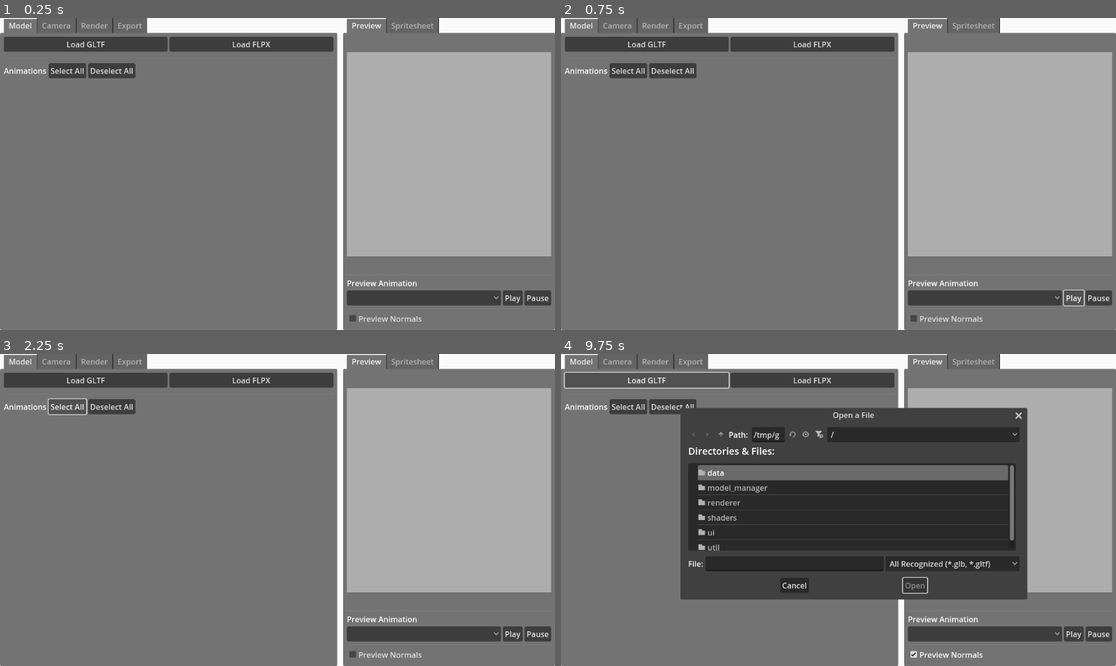
Above: before the commit, frames 1-4 (two rows, left to right).
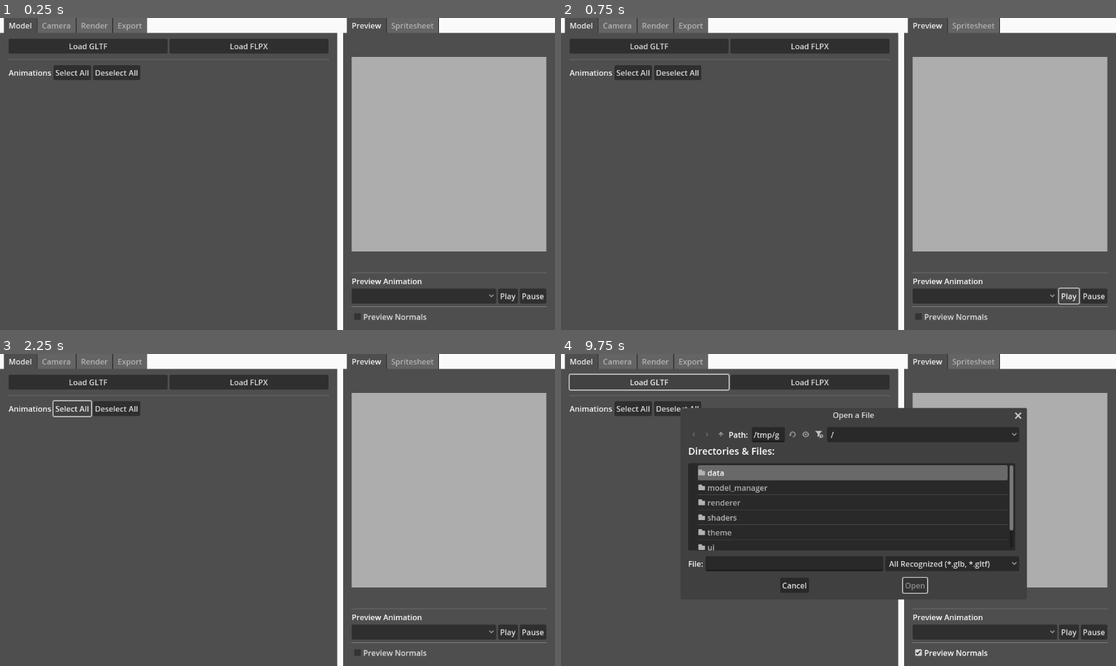
Above: after the commit, the same moments.

Repository: Caaz/FlatPixel
Game: Godot game, scene res://ui/main.tscn
The game is run twice, just before and just after one commit, with the same random seed, the same clock (stepped at 60 frames per second) and the same inputs.
Inputs:
- Up to frame 1 (0.25 s): no input
- Up to frame 2 (0.75 s): click "Play" at 0.5 s
- Up to frame 3 (2.25 s): click "Play" at 1.25 s; click "Select All" at 2 s
- Up to frame 4 (9.75 s): click "Deselect All" at 2.75 s; click "Preview Normals" at 3.5 s; click "Select All" at 4.25 s; click "Deselect All" at 5 s; click "Preview Normals" at 5.75 s; click "Select All" at 6.5 s; click "Deselect All" at 7.25 s; click "Play" at 8 s; click "Preview Normals" at 8.75 s; click "Load GLTF" at 9.5 s

The runs differ from the first frame. In frame 1, 68% of the frame differs, in the area x 0-100%, y 0-100%; in frame 2, 68%; in frame 3, 68%; in frame 4, 42%.

Commit message:
start of theming, ui qol, fix crash on large palette load

Diff:
--- a/project.godot
+++ b/project.godot
@@ -24,10 +24,6 @@
 
 gdscript/warnings/shadowed_variable=0
 
-[gui]
-
-theme/custom="uid://d3g3ugsxeo4xw"
-
 [rendering]
 
 textures/canvas_textures/default_texture_filter=0
--- /dev/null
+++ b/theme/default_stylebox.tres
@@ -0,0 +1,8 @@
+[gd_resource type="StyleBoxFlat" format=3 uid="uid://d2dmtpnoa8i7h"]
+
+[resource]
+content_margin_left = 10.0
+content_margin_top = 4.0
+content_margin_right = 10.0
+content_margin_bottom = 4.0
+bg_color = Color(0, 0, 0, 0.686275)
--- a/ui/main.tscn
+++ b/ui/main.tscn
@@ -1,5 +1,6 @@
-[gd_scene load_steps=8 format=3 uid="uid://dqly74a3jg4k1"]
+[gd_scene load_steps=9 format=3 uid="uid://dqly74a3jg4k1"]
 
+[ext_resource type="Theme" uid="uid://d3g3ugsxeo4xw" path="res://ui/ui_theme.tres" id="1_04ebt"]
 [ext_resource type="Script" uid="uid://drgsb8q20mn5o" path="res://ui/main.gd" id="1_ig3e3"]
 [ext_resource type="PackedScene" uid="uid://b88sbvecfhnlq" path="res://ui/preview_window/preview_window.tscn" id="2_pxk5g"]
 [ext_resource type="PackedScene" uid="uid://s3okkitvmc7k" path="res://ui/panels/export_panel.tscn" id="5_06s8x"]
@@ -15,6 +16,7 @@
 anchor_bottom = 1.0
 grow_horizontal = 2
 grow_vertical = 2
+theme = ExtResource("1_04ebt")
 script = ExtResource("1_ig3e3")
 metadata/_edit_lock_ = true
 
--- a/ui/panels/camera_panel.gd
+++ b/ui/panels/camera_panel.gd
@@ -42,7 +42,9 @@
 
 func _autoframe():
 	var aabb = Session.capture_model.get_aabb()
+	print("Model aabb: ", aabb)
 	var center = aabb.get_center()
+	print("Center: ", center)
 	offset_x_spin_box.value = center.x
 	offset_y_spin_box.value = center.y
 	_on_value_changed()
--- a/ui/panels/camera_panel.tscn
+++ b/ui/panels/camera_panel.tscn
@@ -25,6 +25,7 @@
 layout_mode = 2
 min_value = -180.0
 max_value = 180.0
+select_all_on_focus = true
 
 [node name="ModelRotationSlider" type="HSlider" parent="VBoxContainer/ModelRotationHBox"]
 unique_name_in_owner = true
@@ -49,9 +50,11 @@
 size_flags_horizontal = 3
 min_value = -20.0
 max_value = 20.0
-step = 0.1
+step = 0.01
 allow_greater = true
 allow_lesser = true
+custom_arrow_step = 0.1
+select_all_on_focus = true
 
 [node name="YSpinBox" type="SpinBox" parent="VBoxContainer/CameraOffsetHBox"]
 unique_name_in_owner = true
@@ -59,9 +62,11 @@
 size_flags_horizontal = 3
 min_value = -20.0
 max_value = 20.0
-step = 0.1
+step = 0.01
 allow_greater = true
 allow_lesser = true
+custom_arrow_step = 0.1
+select_all_on_focus = true
 
 [node name="ZSpinBox" type="SpinBox" parent="VBoxContainer/CameraOffsetHBox"]
 unique_name_in_owner = true
@@ -69,10 +74,12 @@
 size_flags_horizontal = 3
 min_value = -20.0
 max_value = 20.0
-step = 0.1
+step = 0.01
 value = 2.0
 allow_greater = true
 allow_lesser = true
+custom_arrow_step = 0.1
+select_all_on_focus = true
 
 [node name="CameraTiltLabel" type="Label" parent="VBoxContainer"]
 layout_mode = 2
@@ -84,6 +91,7 @@
 size_flags_horizontal = 3
 min_value = -180.0
 max_value = 180.0
+select_all_on_focus = true
 
 [node name="HSeparator2" type="HSeparator" parent="VBoxContainer"]
 layout_mode = 2
@@ -116,6 +124,7 @@
 step = 0.1
 value = 1.0
 allow_greater = true
+select_all_on_focus = true
 
 [node name="PerspectiveOnlyVBox" type="VBoxContainer" parent="VBoxContainer"]
 unique_name_in_owner = true
@@ -133,6 +142,7 @@
 value = 75.0
 allow_greater = true
 allow_lesser = true
+select_all_on_focus = true
 
 [node name="HSeparator3" type="HSeparator" parent="VBoxContainer"]
 layout_mode = 2
--- a/ui/panels/export_panel.tscn
+++ b/ui/panels/export_panel.tscn
@@ -50,6 +50,7 @@
 value = 8.0
 rounded = true
 allow_greater = true
+select_all_on_focus = true
 
 [node name="ExportNormalsCheckbox" type="CheckBox" parent="VBoxContainer"]
 unique_name_in_owner = true
--- a/ui/panels/render_panel.tscn
+++ b/ui/panels/render_panel.tscn
@@ -45,6 +45,7 @@
 max_value = 256.0
 value = 64.0
 allow_greater = true
+select_all_on_focus = true
 
 [node name="YSpinBox" type="SpinBox" parent="VBoxContainer/ResolutionContainer"]
 unique_name_in_owner = true
@@ -54,6 +55,7 @@
 max_value = 256.0
 value = 64.0
 allow_greater = true
+select_all_on_focus = true
 
 [node name="FPSLabel" type="Label" parent="VBoxContainer"]
 layout_mode = 2
@@ -68,6 +70,7 @@
 value = 30.0
 allow_greater = true
 allow_lesser = true
+select_all_on_focus = true
 
 [node name="HSeparator" type="HSeparator" parent="VBoxContainer"]
 layout_mode = 2
--- a/ui/ui_theme.tres
+++ b/ui/ui_theme.tres
@@ -1,4 +1,6 @@
-[gd_resource type="Theme" load_steps=2 format=3 uid="uid://d3g3ugsxeo4xw"]
+[gd_resource type="Theme" load_steps=4 format=3 uid="uid://d3g3ugsxeo4xw"]
+
+[ext_resource type="StyleBox" uid="uid://d2dmtpnoa8i7h" path="res://theme/default_stylebox.tres" id="1_udl1o"]
 
 [sub_resource type="StyleBoxFlat" id="StyleBoxFlat_3ofqa"]
 bg_color = Color(0, 0, 0, 0.733333)
@@ -11,9 +13,16 @@
 expand_margin_right = 4.0
 expand_margin_bottom = 4.0
 
+[sub_resource type="StyleBoxFlat" id="StyleBoxFlat_udl1o"]
+draw_center = false
+border_width_bottom = 2
+
 [resource]
 MarginContainer/constants/margin_bottom = 8
 MarginContainer/constants/margin_left = 8
 MarginContainer/constants/margin_right = 8
 MarginContainer/constants/margin_top = 8
 PanelContainer/styles/panel = SubResource("StyleBoxFlat_3ofqa")
+TabContainer/styles/panel = ExtResource("1_udl1o")
+TabContainer/styles/tab_focus = SubResource("StyleBoxFlat_udl1o")
+TabContainer/styles/tab_selected = ExtResource("1_udl1o")
--- a/util/palette_helper.gd
+++ b/util/palette_helper.gd
@@ -15,9 +15,16 @@
 	var colors: Array[Color] = []
 	for x in image.get_width():
 		for y in image.get_height():
-			var c := image.get_pixel(x, y)
-			if c not in colors:
-				colors.append(c)
+			var pixel_color := image.get_pixel(x, y)
+			if pixel_color.a != 0.0:
+				var opaque_color = Color(pixel_color.r, pixel_color.g, pixel_color.b, 1.0)
+				if opaque_color not in colors:
+					colors.append(opaque_color)
+
+	if len(colors) > 1024:
+		push_warning("Too many colors in loaded palette! Truncating at 1024...")
+		colors = colors.slice(0, 1024)
+
 	return colors
 
 static func palette_from_image_path(path: String) -> Array[Color]:
